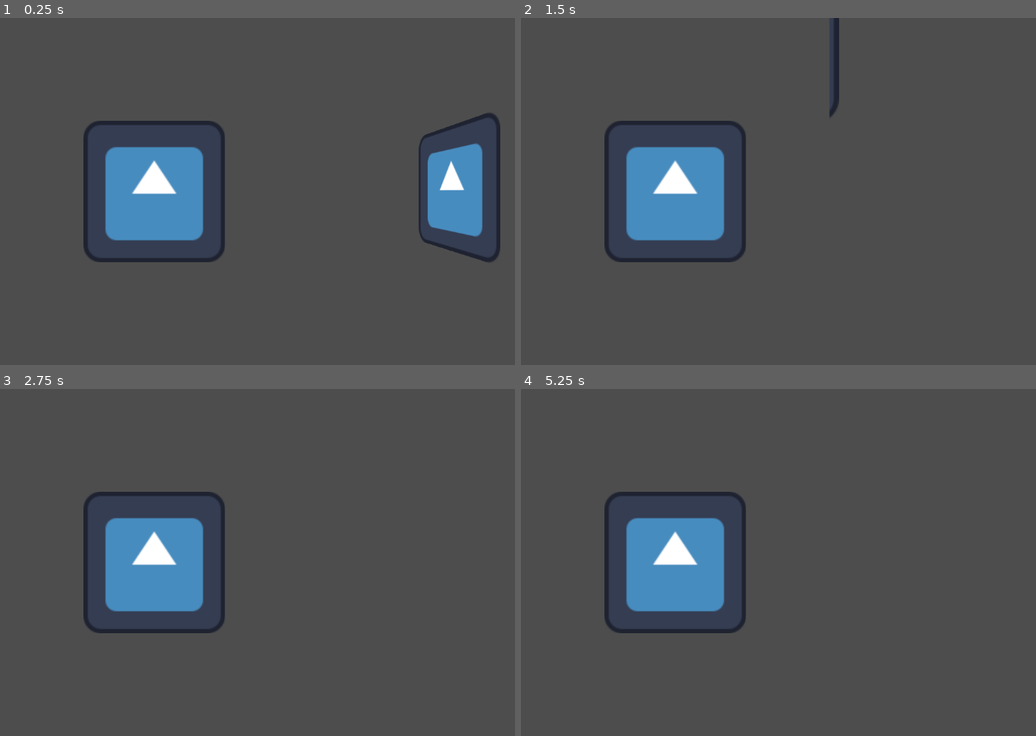
Above: before the commit, frames 1-4 (two rows, left to right).
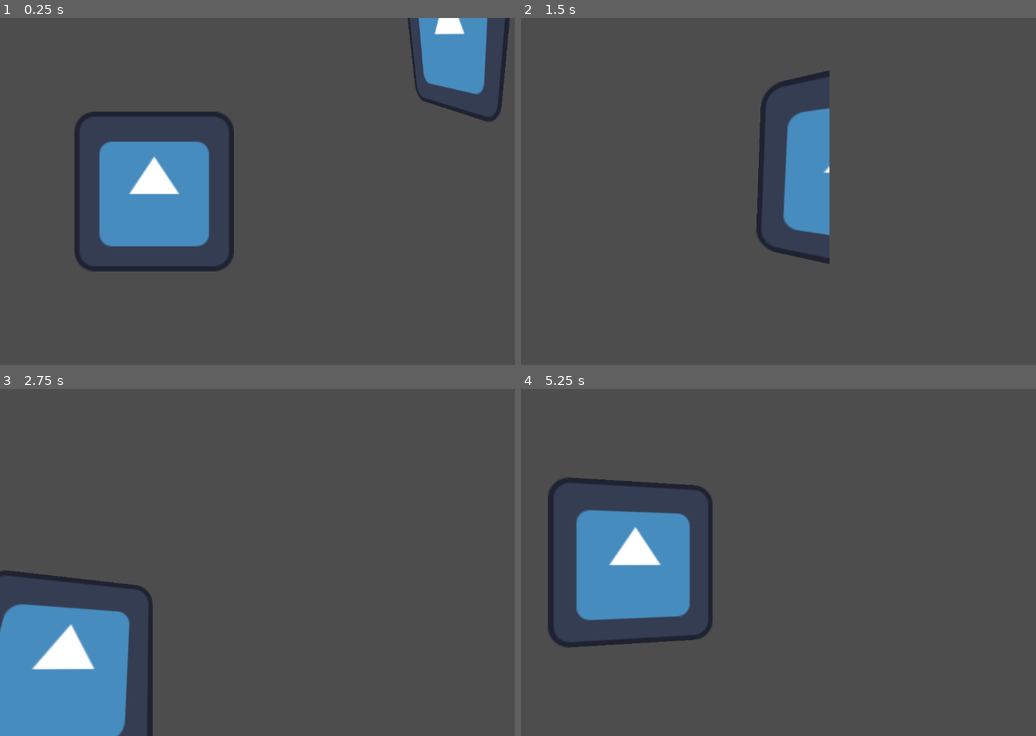
Above: after the commit, the same moments.

Repository: Just-a-Bee/bigfoot
Game: Godot game, scene res://main.tscn
The game is run twice, just before and just after one commit, with the same random seed, the same clock (stepped at 60 frames per second) and the same inputs. The engine's default icon, where the game draws it, is replaced by a stand-in: a white triangle on a blue panel in a dark square.
Inputs (mouse positions are in pixels of both pictures, inside the frame that each line leads up to):
- Up to frame 1 (0.25 s): no input
- Up to frame 2 (1.5 s): move the mouse to (963, 174) at 0.52 s; hold D (drone_right) 0.53-1.28 s; click (963, 174) at 0.67 s; move the mouse to (706, 208) at 1.27 s; hold S (drone_back) from 1.28 s (still down); click (706, 208) at 1.42 s
- Up to frame 3 (2.75 s): move the mouse to (370, 486) at 2.02 s; release S (drone_back) at 2.03 s; hold D (drone_right) from 2.03 s (still down); click (370, 486) at 2.17 s
- Up to frame 4 (5.25 s): tap Enter at 2.75, 4.25 s; move the mouse to (799, 631) at 2.77 s; release D (drone_right) at 2.78 s; hold W (drone_forward) 2.78-3.53 s; click (799, 631) at 2.92 s; tap Space at 3.5, 5 s; move the mouse to (1015, 614) at 3.52 s; hold A (drone_left) 3.53-5.03 s; click (1015, 614) at 3.67 s; tap Escape (ui_cancel) at 4.15 s; move the mouse to (644, 510) at 4.27 s; click (644, 510) at 4.42 s; move the mouse to (860, 562) at 5.02 s; hold S (drone_back) from 5.03 s (still down); click (860, 562) at 5.17 s

The runs differ from the first frame. In frame 1, 11% of the frame differs, in the area x 14-99%, y 0-74%; in frame 2, 11%; in frame 3, 16%, in the area x 0-44%, y 29-100%; in frame 4, 8.8%.

Commit message:
Added player with mouse motion to look around Cleaned up drone.gd Drone camera now angled downward Added mouse motion autoload to handle mouse

Diff:
--- a/drone.gd
+++ b/drone.gd
@@ -1,29 +1,25 @@
 extends CharacterBody3D
 
-#movement vars
+# speed vars
 var horizontal_acc = 3
 var vertical_acc = 2
 var turn_acc = 1
-
+# movement max speeds
 var horizontal_max = 5
 var vertical_max = 5
 var turn_max = 1
-
-var turn_velocity = 0
-
+# slowing down vars
 var gravity = 1
 var air_resistance = .4
 var turn_slowing = .1
 
+var turn_velocity = 0 # current turning velocity
+
+
+
 # Called when the node enters the scene tree for the first time.
 func _ready():
 	pass # Replace with function body.
-
-
-# Called every frame. 'delta' is the elapsed time since the previous frame.
-func _process(delta):
-	pass
-
 
 func _physics_process(delta):
 	# Do player movement
--- a/drone.tscn
+++ b/drone.tscn
@@ -6,4 +6,5 @@
 script = ExtResource("1_liokq")
 
 [node name="Camera3D" type="Camera3D" parent="."]
+transform = Transform3D(1, 0, 0, 0, 0.823829, 0.566838, 0, -0.566838, 0.823829, 0, 0, 0)
 current = true
--- a/main.tscn
+++ b/main.tscn
@@ -1,7 +1,8 @@
-[gd_scene load_steps=3 format=3 uid="uid://c1gv7l3uecjlx"]
+[gd_scene load_steps=4 format=3 uid="uid://c1gv7l3uecjlx"]
 
 [ext_resource type="Texture2D" uid="uid://cm162jcpuu572" path="res://icon.svg" id="1_4x1cm"]
 [ext_resource type="PackedScene" uid="uid://blec0c2uc3qc6" path="res://drone.tscn" id="2_a8v2p"]
+[ext_resource type="PackedScene" uid="uid://cel6a6pi3ulqk" path="res://player.tscn" id="2_b2ier"]
 
 [node name="Control" type="HBoxContainer"]
 anchors_preset = 15
@@ -24,8 +25,8 @@
 [node name="Sprite3D" type="Sprite3D" parent="SubViewportContainer/SubViewport"]
 texture = ExtResource("1_4x1cm")
 
-[node name="HumanCam" type="Camera3D" parent="SubViewportContainer/SubViewport"]
-transform = Transform3D(1, 0, 0, 0, 1, 0, 0, 0, 1, 0, 0, 2.03994)
+[node name="Player" parent="SubViewportContainer/SubViewport" instance=ExtResource("2_b2ier")]
+transform = Transform3D(1, 0, 0, 0, 1, 0, 0, 0, 1, 0, 0, 1.81554)
 
 [node name="SubViewportContainer2" type="SubViewportContainer" parent="."]
 layout_mode = 2
--- /dev/null
+++ b/mouse_motion.gd
@@ -0,0 +1,20 @@
+# Singleton to handle mouse movement, as it gets weird within the SubViewports
+# Accessed by player.gd
+
+extends Node
+
+signal mouse_moved
+
+func _ready():
+	Input.set_mouse_mode(Input.MOUSE_MODE_CAPTURED)
+
+func _input(event):
+	if event is InputEventMouseMotion:
+		mouse_moved.emit(event.relative) # on motion emit signal
+
+	if (event.is_action("ui_cancel") ):
+		Input.set_mouse_mode(Input.MOUSE_MODE_VISIBLE) # on escape release mouse
+
+	if (event is InputEventMouseButton):
+		if event.button_index == 1:
+			Input.set_mouse_mode(Input.MOUSE_MODE_CAPTURED) # on click capture
--- /dev/null
+++ b/player.gd
@@ -0,0 +1,10 @@
+extends Node3D
+
+var mouse_sens = .003
+
+func _ready():
+	MouseMotion.mouse_moved.connect(rotate_camera)
+
+func rotate_camera(displacement):
+	rotation.x += -displacement.y*mouse_sens
+	rotation.y += -displacement.x*mouse_sens
--- /dev/null
+++ b/player.tscn
@@ -0,0 +1,8 @@
+[gd_scene load_steps=2 format=3 uid="uid://cel6a6pi3ulqk"]
+
+[ext_resource type="Script" path="res://player.gd" id="1_id402"]
+
+[node name="Player" type="Node3D"]
+script = ExtResource("1_id402")
+
+[node name="Camera3D" type="Camera3D" parent="."]
--- a/project.godot
+++ b/project.godot
@@ -14,6 +14,10 @@
 run/main_scene="res://main.tscn"
 config/features=PackedStringArray("4.3", "Forward Plus")
 config/icon="res://icon.svg"
+
+[autoload]
+
+MouseMotion="*res://mouse_motion.gd"
 
 [input]
 
